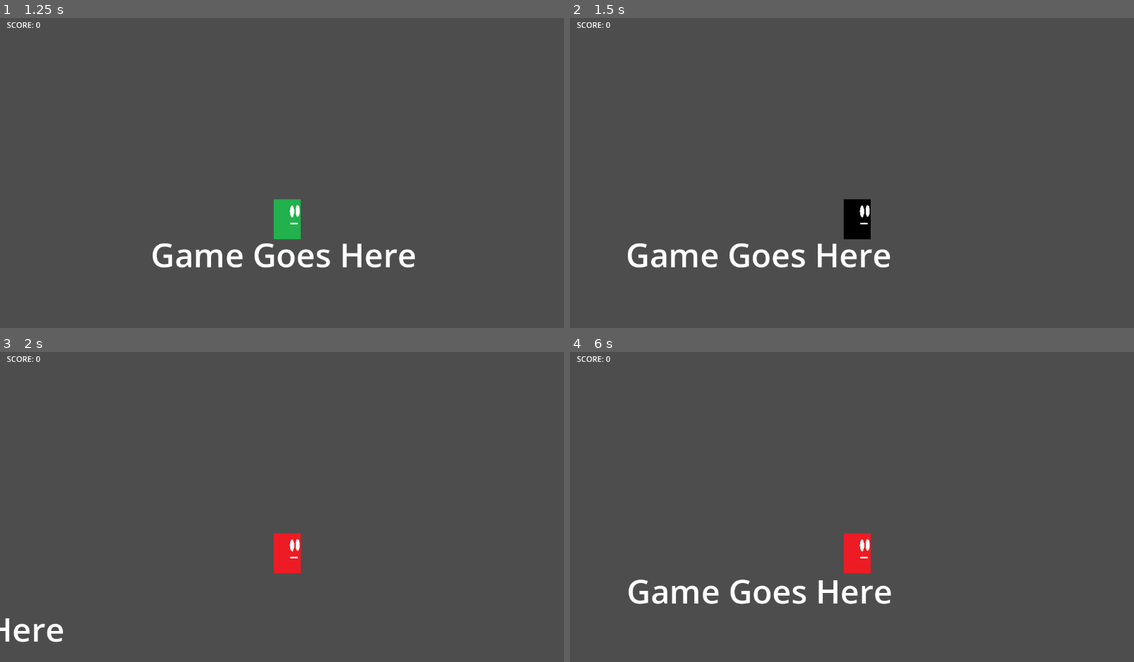
Above: before the commit, frames 1-4 (two rows, left to right).
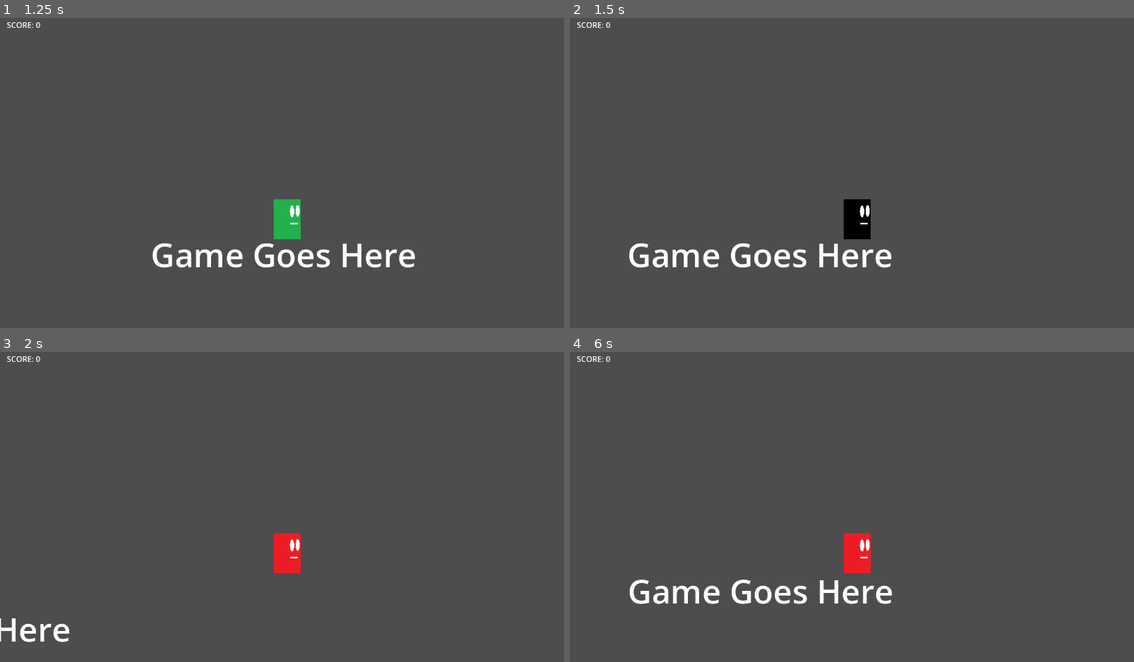
Above: after the commit, the same moments.

Repository: red-star-fighter/Test-Game-Project-2
Game: Godot game, scene res://Main Menu.tscn
Same seed, same stepped clock (60 frames per second), same inputs: the game is played once before the commit and once after it.
Inputs:
- Up to frame 1 (1.25 s): click "Play" at 0.5 s
- Up to frame 2 (1.5 s): tap Enter at 1.25 s; hold D (moveRight) from 1.28 s (still down); tap Shift (shift) at 1.35 s
- Up to frame 3 (2 s): keep holding D (moveRight); tap Space (jump) at 1.52 s
- Up to frame 4 (6 s): tap Shift (shift) every 0.75 s from 2.1 to 5.85 s; tap Space (jump) at 2.27, 3.77, 4.52, 5.27 s; release D (moveRight) at 2.78 s; hold A (moveLeft) 2.78-3.53 s; hold D (moveRight) 3.53-5.03 s; hold A (moveLeft) 5.03-5.78 s; tap R (restart) at 5.75 s; hold D (moveRight) from 5.78 s (still down)

Frame 1 is identical in both runs. In frame 2, 0.9% of the frame differs, in the area x 10-58%, y 72-81%; in frame 3, 0.5%; in frame 4, 0.7%.
Error in both runs: Invalid assignment of property or key 'text' with value of type 'String' on a base object of type 'null instance'. (res://Player/Player.gd:18)

Commit message:
Update Player.gd

Diff:
--- a/Player/Player.gd
+++ b/Player/Player.gd
@@ -32,6 +32,7 @@
 	elif Input.is_action_just_pressed("jump") and not is_on_floor() and doublej == false:
 		velocity.y = JUMP_VELOCITY
 		doublej = true
+
 	# Handles movement animations.
 	if is_on_floor():
 		if velocity.x or Input.is_action_just_pressed("moveLeft") or Input.is_action_just_pressed("moveRight"):
@@ -44,7 +45,6 @@
 		anim.play("Fall")
 
 	# Gets the input direction and handles the movement/deceleration.
-	# As good practice, you should replace UI actions with custom gameplay actions.
 	var direction = Input.get_axis("moveLeft", "moveRight")
 
 	# Flips sprite sheet based on direction.
@@ -53,10 +53,11 @@
 	elif direction == 1:
 		get_node("AnimatedSprite2D").flip_h = false
 
-	# Plays animations for player movement.
+	# Handles dashes.
 	if Input.is_action_just_pressed("shift"):
 		velocity.x = direction * SPEED * 5
-	elif Input.is_action_pressed("moveLeft") or Input.is_action_pressed("moveRight") and (sign(velocity.x) == direction or velocity.x == 0):
+	# Handles left/right movement.
+	if Input.is_action_pressed("moveLeft") or Input.is_action_pressed("moveRight") and (sign(velocity.x) == direction or velocity.x == 0):
 		velocity.x = move_toward(velocity.x, direction*SPEED, delta*SPEED*4)
 	else:
 		velocity.x = move_toward(velocity.x, 0, SPEED*delta*4)
